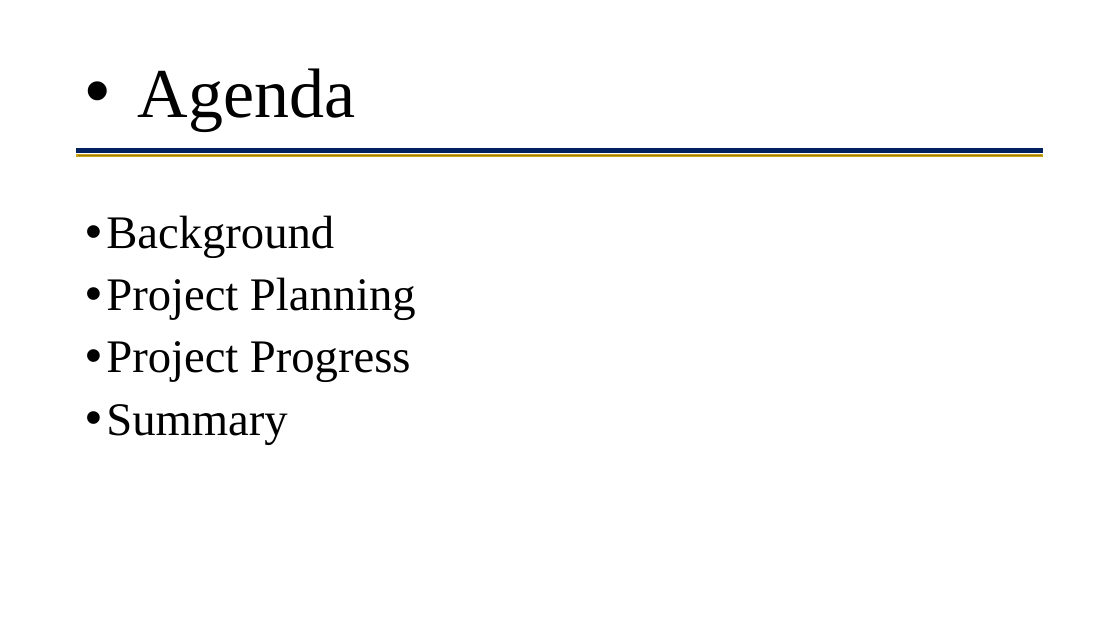
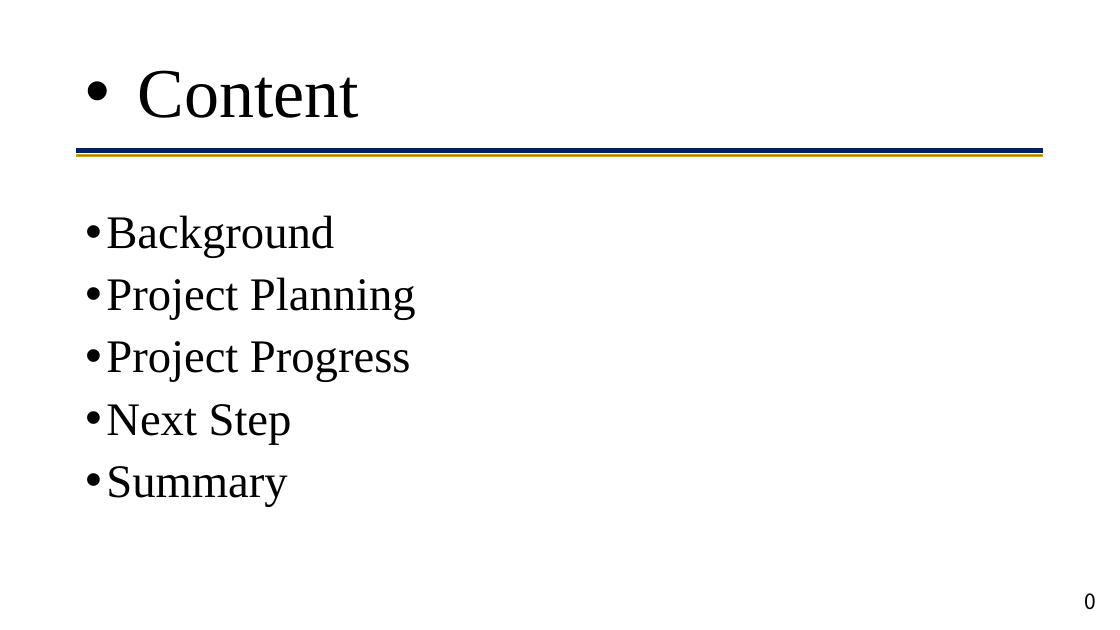
Before and after one commit to yezehao/final-year-project, a slide deck: slide 2 of deliverable/presentation/presentation.pptx. Drawn at 1120x630 pixels with LibreOffice and Linux fonts; fonts in the diff are those of the drawing. Boxes give left, top, right and bottom in pixels: in the first picture for what was removed or moved away, otherwise in the second. Text is boxed around its words. In the diff, an @@ line names an element or a change of style, - is before the commit and + after.

```diff
--- a/deliverable/presentation/presentation.pptx
+++ b/deliverable/presentation/presentation.pptx
@@ title at bbox=[138, 70, 359, 118]: text changed @@
-• Agenda
+• Content
@@ text at bbox=[106, 404, 292, 444]: paragraph added @@
+• Next Step
@@ text added at bbox=[1085, 593, 1097, 610], 18 pt, text #000000 @@
+0
```
Also in this commit, not shown: 6 other slides changed, 13 slides added, 5 slides removed, 1 other file.
